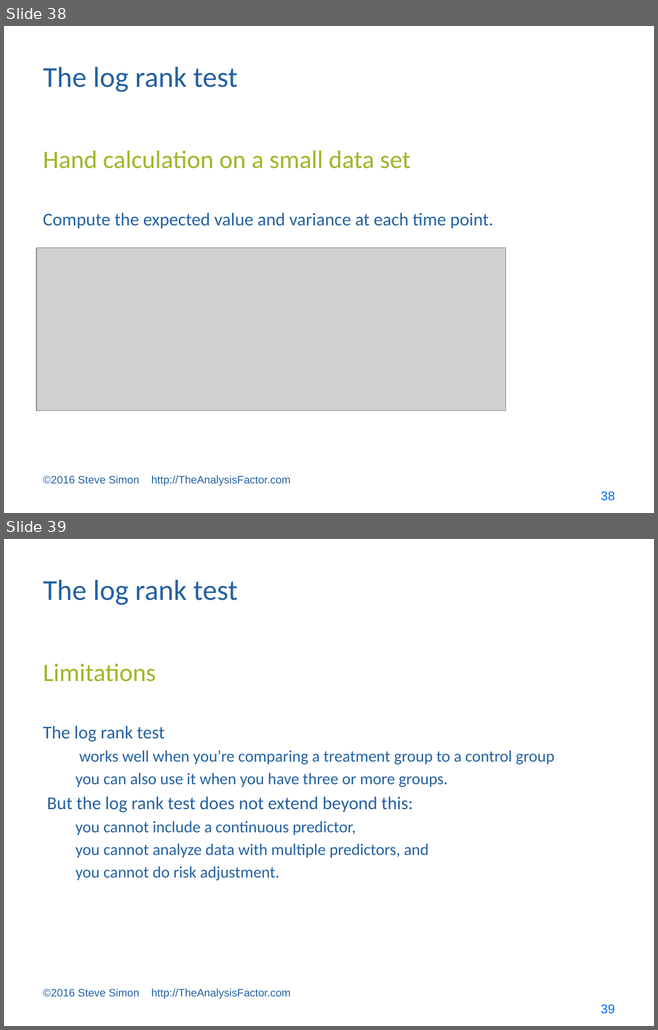
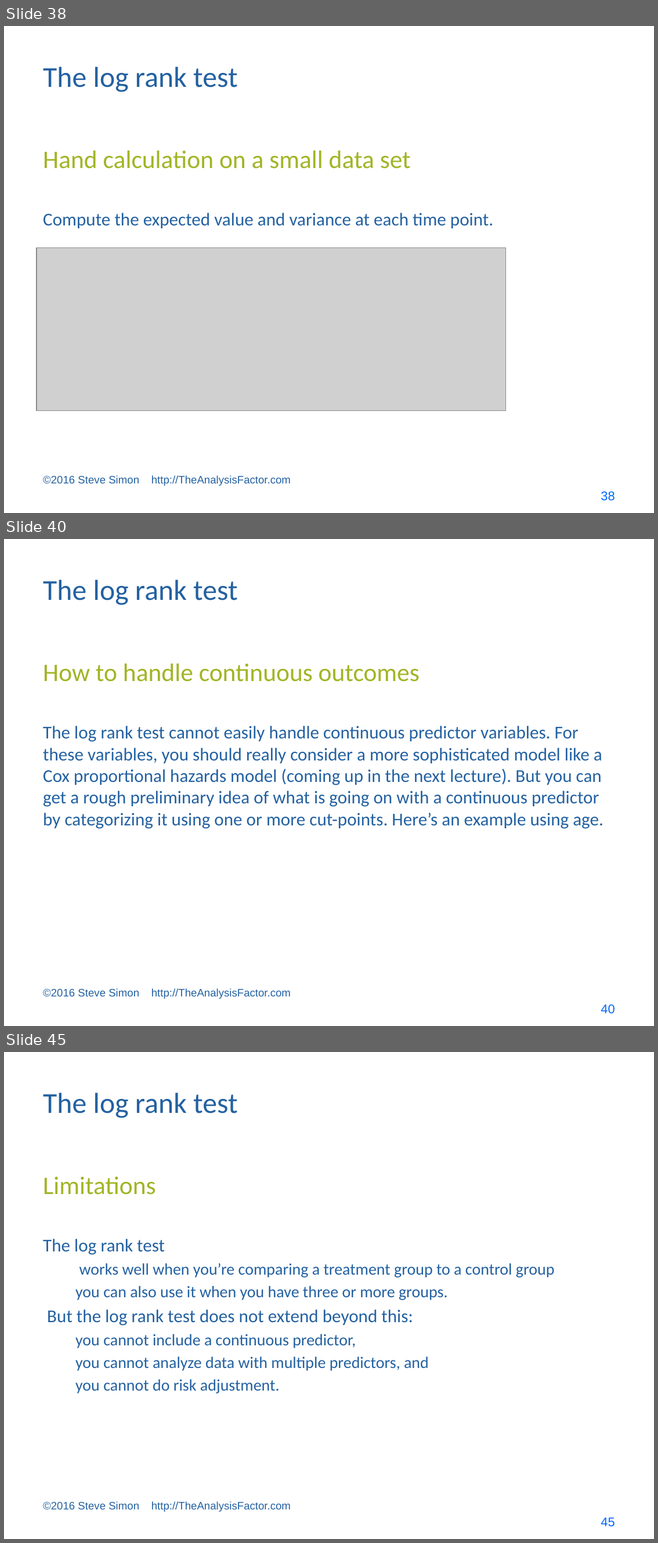
Before and after one commit to pmean/survival-models, a slide deck: bin/survival lecture 1.pptx. Shown one above the other, each under a label of ours: slides 38 and 39 before the commit, slides 38, 40 and 45 after it; the slides between them are not shown. The pictures are 658x1030 and 658x1543 pixels, drawn with LibreOffice and Linux fonts; fonts in the diff are those of the drawing; grey boxes stand for pictures. Boxes give left, top, right and bottom in pixels: in the first picture for what was removed or moved away, otherwise in the second. Text is boxed around its words. In the diff, an @@ line names an element or a change of style, - is before the commit and + after.

```diff
--- a/bin/survival lecture 1.pptx
+++ b/bin/survival lecture 1.pptx
@@ slide 40 added at (x1=4, y1=539, x2=654, y2=1026), background #FFFFFF @@
@@ title added at (x1=43, y1=580, x2=237, y2=605), 32 pt, text #2361A1 @@
+The log rank test
@@ text added at (x1=43, y1=663, x2=419, y2=682), 28 pt, text #A2B525 @@
+How to handle continuous outcomes
@@ text added at (x1=43, y1=726, x2=603, y2=829), 20 pt, text #2361A1 @@
+The log rank test cannot easily handle continuous predictor variables. For these variables, you should really consider a more sophisticated model like a Cox proportional hazards model (coming up in the next lecture). But you can get a rough preliminary idea of what is going on with a continuous predictor by categorizing it using one or more cut-points. Here’s an example using age.
@@ text added at (x1=43, y1=988, x2=291, y2=999), 12 pt, text #2361A1 @@
+©2016 Steve Simon http://TheAnalysisFactor.com
@@ page number added at (x1=600, y1=1004, x2=614, y2=1014), 14 pt, text #0066FF @@
+40
@@ what was slide 39 is now slide 45 @@
@@ page number at (x1=600, y1=1518, x2=614, y2=1527): text changed @@
-39
+45
```
Also in this commit, not shown: 5 other slides added, 3 other files.
